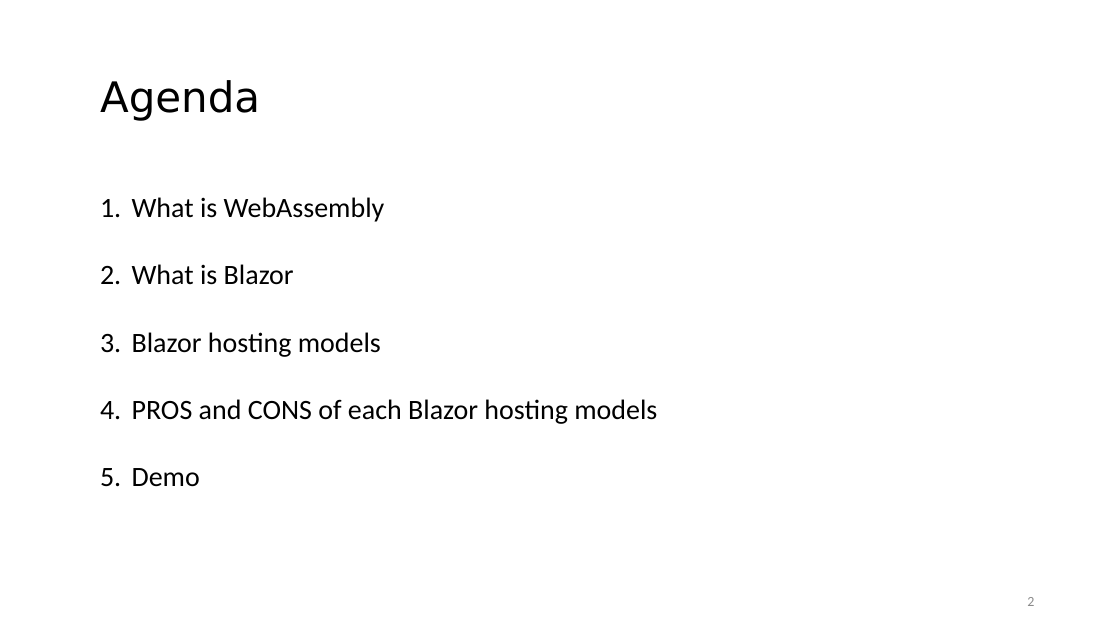
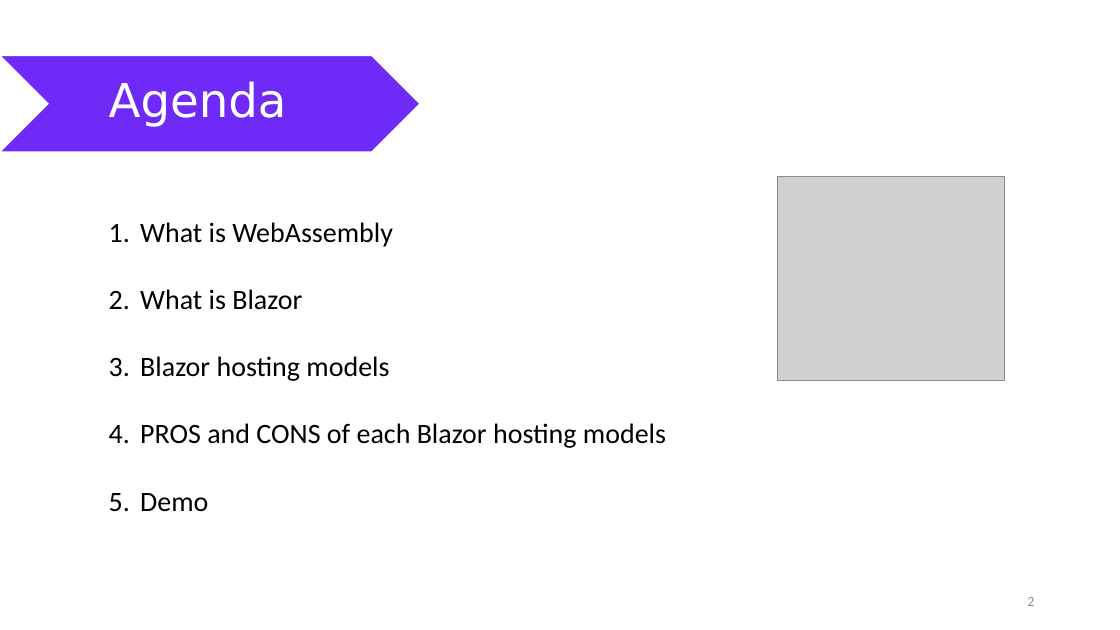
Before and after one commit to nguyenhoanthienit/blazor, a slide deck: slide 2 of Documents/seminar.pptx. Drawn at 1120x630 pixels with LibreOffice and Linux fonts; fonts in the diff are those of the drawing; grey boxes stand for pictures. Boxes give left, top, right and bottom in pixels: in the first picture for what was removed or moved away, otherwise in the second. Text is boxed around its words. In the diff, an @@ line names an element or a change of style, - is before the commit and + after.

Commit message:
add image for slide

```diff
--- a/Documents/seminar.pptx
+++ b/Documents/seminar.pptx
@@ chevron added at (0, 55, 420, 152), fill #702AF7, outline #FFFFFF 1 pt @@
@@ text "Agenda": place and size @@
-text "Agenda" at (100, 80, 260, 121)
+text "Agenda" at (109, 81, 287, 127)
@@ text "Agenda" at (109, 81, 287, 127): size 36 to 40 pt, text colour #000000 to #FFFFFF @@
@@ text "What is WebAssembly": place and size @@
-text "What is WebAssembly" at (132, 197, 657, 487)
+text "What is WebAssembly" at (140, 222, 666, 512)
@@ picture added at (777, 176, 1004, 381) @@
```
Also in this commit, not shown: 3 other slides changed, 2 slides added, 6 other files.
